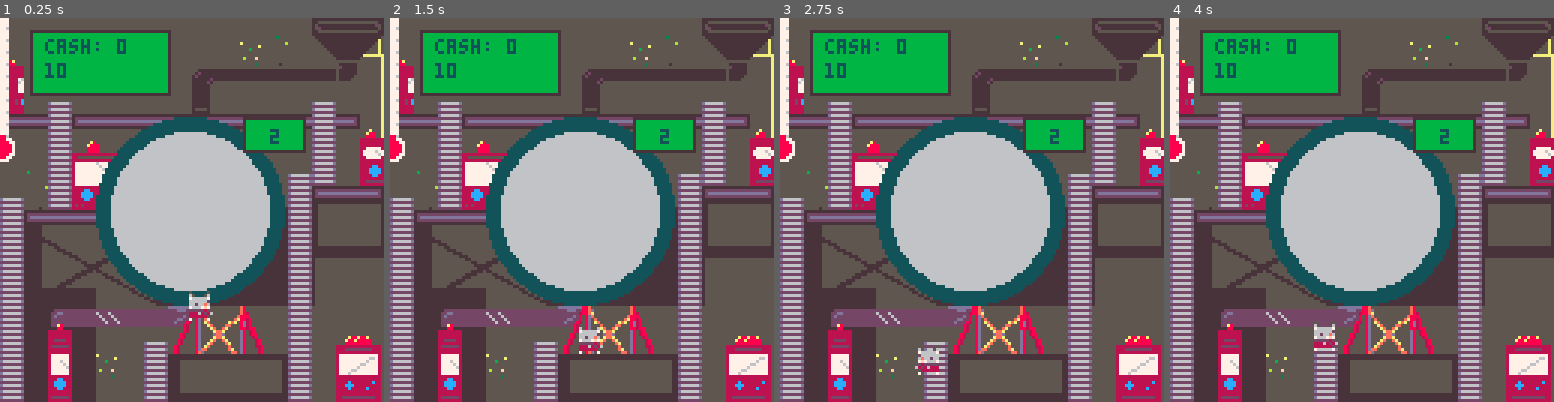
Above: before the commit, frames 1-4 (left to right).
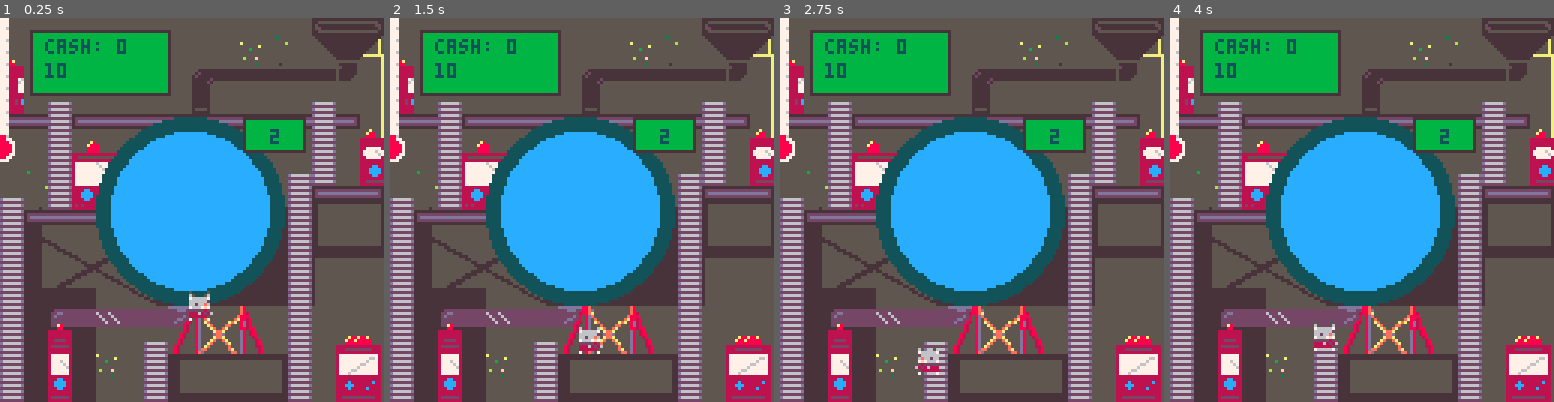
Above: after the commit, the same moments.

Repository: keatontate/gmtk-jam-2025
Game: PICO-8 cartridge src/loop-game.p8
Two runs of this game, one before a commit and one after it. Both use one fixed random seed, a clock stepped at 60 frames per second and the inputs below.
Inputs:
- Up to frame 1 (0.25 s): no input
- Up to frame 2 (1.5 s): tap O (Z key) at 0.33, 0.7, 1.43 s; tap X (X key) at 1.07 s
- Up to frame 3 (2.75 s): hold Left 1.97-2.37 s; tap X (X key) at 2.07, 2.4, 2.73 s; tap O (Z key) at 2.22 s; hold Down from 2.42 s (still down)
- Up to frame 4 (4 s): release Down at 2.82 s; hold Right 2.87-3.53 s; tap X (X key) at 3.07, 3.4, 3.73 s; tap O (Z key) at 3.1, 3.98 s; hold Up from 3.58 s (still down)

The runs differ from the first frame. In frame 1, 13% of the frame differs, in the area x 28-71%, y 29-72%; in frame 2, 13%; in frame 3, 13%; in frame 4, 13%.

Commit message:
blue water, freed up global 'i' variable, and printed shop opts

Diff:
--- a/src/machines.lua
+++ b/src/machines.lua
@@ -43,7 +43,7 @@
 }
 
 
-i = 0
+machine_indx= 0
 time_delay = 100
 
 function contains(t, val)
@@ -79,9 +79,9 @@
 
 
 function update_machines()
-  i += 1
-  if (i / time_delay) == 1 then
-    i = 0
+  machine_indx+= 1
+  if (machine_indx/ time_delay) == 1 then
+    machine_indx= 0
 
     -- todo: if it's already broken,
     -- instead of breaking it again,
--- a/src/map.lua
+++ b/src/map.lua
@@ -18,7 +18,7 @@
   map()
   -- draw tank
   circfill(63,64,31,0)
-  circfill(63,64,26,2)
+  circfill(63,64,26,5)
   -- draw supports
   spr(64,56,96,4,2)
 
--- a/src/shop.lua
+++ b/src/shop.lua
@@ -1,5 +1,11 @@
 -- shop for selling fish
 -- and possibly buying upgrades
+
+shop_options = {
+  "sell 1 fish",
+  "sell 5 fish",
+  "sell 10 fish"
+}
 
 shop_visible = false
 
@@ -25,4 +31,9 @@
   rectfill(xoffset, yoffset, 128-xoffset, 128-yoffset, 11)
   rect(xoffset, yoffset, 128-xoffset, 128-yoffset, 7)
   rect(xoffset-1, yoffset-1, 128-xoffset+1, 128-yoffset+1, 1)
+
+  -- draw shop opts
+  for i=1, #shop_options do
+    print(shop_options[i], xoffset + 5, yoffset + 6 * i)
+  end
 end
